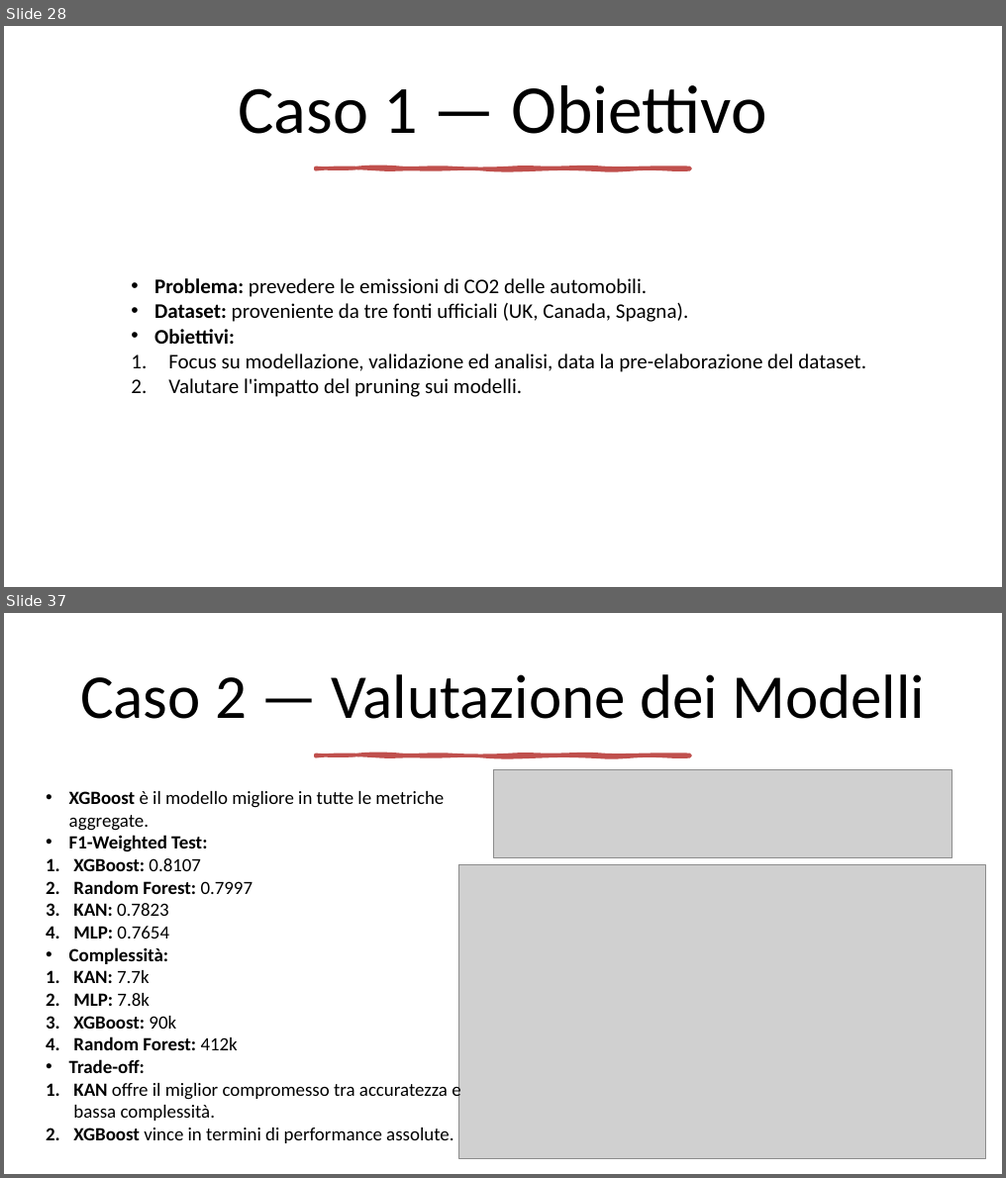
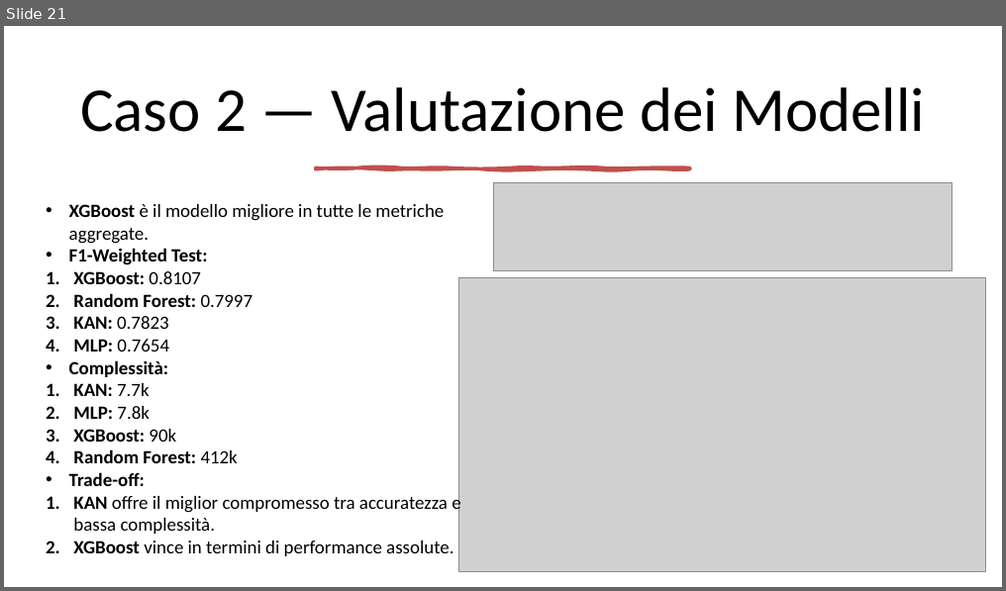
Before and after one commit to mtomas03/Thesis_Paper, a slide deck: Presentation.pptx. Shown one above the other, each under a label of ours: slides 28 and 37 before the commit, slide 21 after it; the slides between them are not shown. The pictures are 1006x1178 and 1006x591 pixels, drawn with LibreOffice and Linux fonts; fonts in the diff are those of the drawing; grey boxes stand for pictures. Boxes give left, top, right and bottom in pixels: in the first picture for what was removed or moved away, otherwise in the second. Text is boxed around its words. In the diff, an @@ line names an element or a change of style, - is before the commit and + after.

```diff
--- a/Presentation.pptx
+++ b/Presentation.pptx
@@ slide 28 removed at bbox=[4, 26, 1002, 587], background #FFFFFF @@
@@ title removed at bbox=[239, 85, 767, 134] @@
-Caso 1 — Obiettivo
@@ freeform shape removed at bbox=[316, 169, 690, 170] @@
@@ text removed at bbox=[154, 278, 866, 397] @@
-• Problema: prevedere le emissioni di CO2 delle automobili.
-• Dataset: proveniente da tre fonti ufficiali (UK, Canada, Spagna).
-• Obiettivi:
-1. Focus su modellazione, validazione ed analisi, data la pre-elaborazione del dataset.
-2. Valutare l'impatto del pruning sui modelli.
@@ what was slide 37 is now slide 21 @@
```
Also in this commit, not shown: 14 slides changed, 16 other slides removed.
